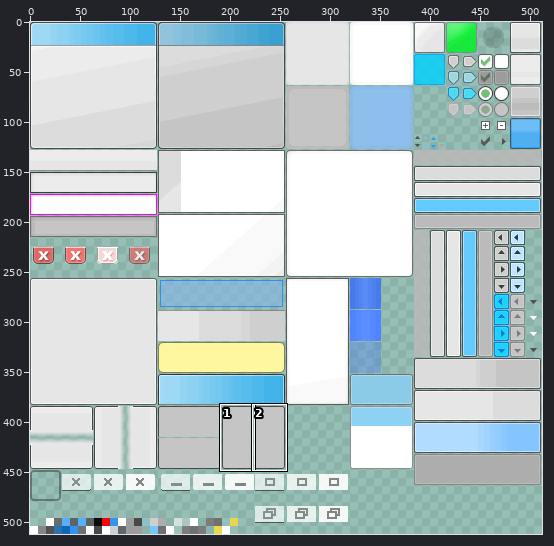
Sprite sheet: OpenSauce/Halo1/Halo1_CE/Resources/OpenSauceUI/textures/OpenSauceUISkin.png. Above: a wide view before the commit, with the close-up outlined.
Close-up. Old version:
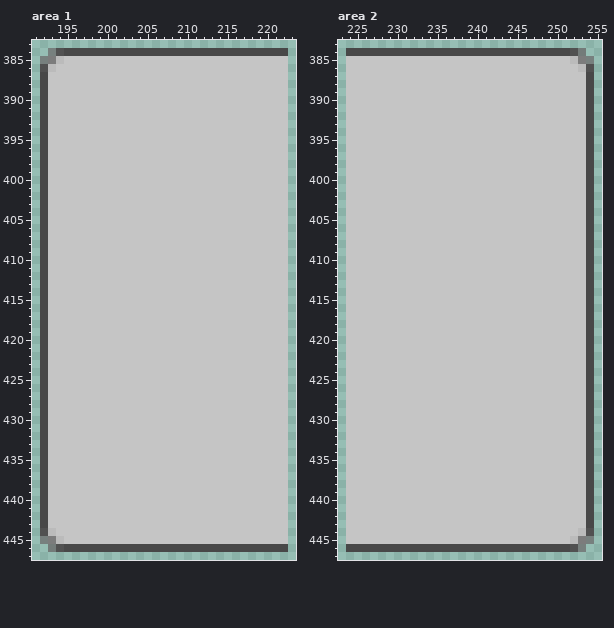
The file is 512x512 pixels. Pixels under 10% opacity are left out. Colours within 5 levels of each other are drawn and written as one. Shown: area 1: x 191..223, y 383..447; area 2: x 223..255, y 383..447. The commit also changed other parts of the picture, which this record leaves out.
The result:
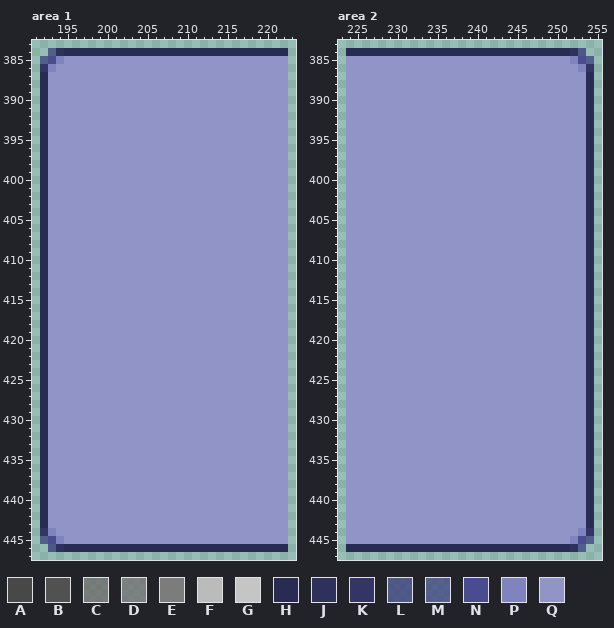
Palette (. is transparent): A #484848  B #515151  C #6e6e6ecf  D #717171c4  E #7c7c7c  F #bbbbbb  G #c5c5c5  H #292c52  J #2e315b  K #333664  L #3f437ecf  M #414682c4  N #494d90  P #7f83be  Q #9094c7
Edits made:
Changed rows in their new state; - is an unchanged pixel.
Area 1:
first column x 192:
384 -MJHHHHHHHHHHHHHHHHHHHHHHHHHHHH
385 MNPQQQQQQQQQQQQQQQQQQQQQQQQQQQQ
386 KPQQQQQQQQQQQQQQQQQQQQQQQQQQQQQ
387 HQQQQQQQQQQQQQQQQQQQQQQQQQQQQQQ
388 HQQQQQQQQQQQQQQQQQQQQQQQQQQQQQQ
389 HQQQQQQQQQQQQQQQQQQQQQQQQQQQQQQ
390 HQQQQQQQQQQQQQQQQQQQQQQQQQQQQQQ
391 HQQQQQQQQQQQQQQQQQQQQQQQQQQQQQQ
392 HQQQQQQQQQQQQQQQQQQQQQQQQQQQQQQ
393 HQQQQQQQQQQQQQQQQQQQQQQQQQQQQQQ
394 HQQQQQQQQQQQQQQQQQQQQQQQQQQQQQQ
395 HQQQQQQQQQQQQQQQQQQQQQQQQQQQQQQ
396 HQQQQQQQQQQQQQQQQQQQQQQQQQQQQQQ
397 HQQQQQQQQQQQQQQQQQQQQQQQQQQQQQQ
398 HQQQQQQQQQQQQQQQQQQQQQQQQQQQQQQ
399 HQQQQQQQQQQQQQQQQQQQQQQQQQQQQQQ
400 HQQQQQQQQQQQQQQQQQQQQQQQQQQQQQQ
401 HQQQQQQQQQQQQQQQQQQQQQQQQQQQQQQ
402 HQQQQQQQQQQQQQQQQQQQQQQQQQQQQQQ
403 HQQQQQQQQQQQQQQQQQQQQQQQQQQQQQQ
404 HQQQQQQQQQQQQQQQQQQQQQQQQQQQQQQ
405 HQQQQQQQQQQQQQQQQQQQQQQQQQQQQQQ
406 HQQQQQQQQQQQQQQQQQQQQQQQQQQQQQQ
407 HQQQQQQQQQQQQQQQQQQQQQQQQQQQQQQ
408 HQQQQQQQQQQQQQQQQQQQQQQQQQQQQQQ
409 HQQQQQQQQQQQQQQQQQQQQQQQQQQQQQQ
410 HQQQQQQQQQQQQQQQQQQQQQQQQQQQQQQ
411 HQQQQQQQQQQQQQQQQQQQQQQQQQQQQQQ
412 HQQQQQQQQQQQQQQQQQQQQQQQQQQQQQQ
413 HQQQQQQQQQQQQQQQQQQQQQQQQQQQQQQ
414 HQQQQQQQQQQQQQQQQQQQQQQQQQQQQQQ
415 HQQQQQQQQQQQQQQQQQQQQQQQQQQQQQQ
416 HQQQQQQQQQQQQQQQQQQQQQQQQQQQQQQ
417 HQQQQQQQQQQQQQQQQQQQQQQQQQQQQQQ
418 HQQQQQQQQQQQQQQQQQQQQQQQQQQQQQQ
419 HQQQQQQQQQQQQQQQQQQQQQQQQQQQQQQ
420 HQQQQQQQQQQQQQQQQQQQQQQQQQQQQQQ
421 HQQQQQQQQQQQQQQQQQQQQQQQQQQQQQQ
422 HQQQQQQQQQQQQQQQQQQQQQQQQQQQQQQ
423 HQQQQQQQQQQQQQQQQQQQQQQQQQQQQQQ
424 HQQQQQQQQQQQQQQQQQQQQQQQQQQQQQQ
425 HQQQQQQQQQQQQQQQQQQQQQQQQQQQQQQ
426 HQQQQQQQQQQQQQQQQQQQQQQQQQQQQQQ
427 HQQQQQQQQQQQQQQQQQQQQQQQQQQQQQQ
428 HQQQQQQQQQQQQQQQQQQQQQQQQQQQQQQ
429 HQQQQQQQQQQQQQQQQQQQQQQQQQQQQQQ
430 HQQQQQQQQQQQQQQQQQQQQQQQQQQQQQQ
431 HQQQQQQQQQQQQQQQQQQQQQQQQQQQQQQ
432 HQQQQQQQQQQQQQQQQQQQQQQQQQQQQQQ
433 HQQQQQQQQQQQQQQQQQQQQQQQQQQQQQQ
434 HQQQQQQQQQQQQQQQQQQQQQQQQQQQQQQ
435 HQQQQQQQQQQQQQQQQQQQQQQQQQQQQQQ
436 HQQQQQQQQQQQQQQQQQQQQQQQQQQQQQQ
437 HQQQQQQQQQQQQQQQQQQQQQQQQQQQQQQ
438 HQQQQQQQQQQQQQQQQQQQQQQQQQQQQQQ
439 HQQQQQQQQQQQQQQQQQQQQQQQQQQQQQQ
440 HQQQQQQQQQQQQQQQQQQQQQQQQQQQQQQ
441 HQQQQQQQQQQQQQQQQQQQQQQQQQQQQQQ
442 HQQQQQQQQQQQQQQQQQQQQQQQQQQQQQQ
443 HQQQQQQQQQQQQQQQQQQQQQQQQQQQQQQ
444 KPQQQQQQQQQQQQQQQQQQQQQQQQQQQQQ
445 MNPQQQQQQQQQQQQQQQQQQQQQQQQQQQQ
446 -LJHHHHHHHHHHHHHHHHHHHHHHHHHHHH
Area 2:
first column x 224:
384 HHHHHHHHHHHHHHHHHHHHHHHHHHHHJL-
385 QQQQQQQQQQQQQQQQQQQQQQQQQQQQPNM
386 QQQQQQQQQQQQQQQQQQQQQQQQQQQQQPK
387 QQQQQQQQQQQQQQQQQQQQQQQQQQQQQQH
388 QQQQQQQQQQQQQQQQQQQQQQQQQQQQQQH
389 QQQQQQQQQQQQQQQQQQQQQQQQQQQQQQH
390 QQQQQQQQQQQQQQQQQQQQQQQQQQQQQQH
391 QQQQQQQQQQQQQQQQQQQQQQQQQQQQQQH
392 QQQQQQQQQQQQQQQQQQQQQQQQQQQQQQH
393 QQQQQQQQQQQQQQQQQQQQQQQQQQQQQQH
394 QQQQQQQQQQQQQQQQQQQQQQQQQQQQQQH
395 QQQQQQQQQQQQQQQQQQQQQQQQQQQQQQH
396 QQQQQQQQQQQQQQQQQQQQQQQQQQQQQQH
397 QQQQQQQQQQQQQQQQQQQQQQQQQQQQQQH
398 QQQQQQQQQQQQQQQQQQQQQQQQQQQQQQH
399 QQQQQQQQQQQQQQQQQQQQQQQQQQQQQQH
400 QQQQQQQQQQQQQQQQQQQQQQQQQQQQQQH
401 QQQQQQQQQQQQQQQQQQQQQQQQQQQQQQH
402 QQQQQQQQQQQQQQQQQQQQQQQQQQQQQQH
403 QQQQQQQQQQQQQQQQQQQQQQQQQQQQQQH
404 QQQQQQQQQQQQQQQQQQQQQQQQQQQQQQH
405 QQQQQQQQQQQQQQQQQQQQQQQQQQQQQQH
406 QQQQQQQQQQQQQQQQQQQQQQQQQQQQQQH
407 QQQQQQQQQQQQQQQQQQQQQQQQQQQQQQH
408 QQQQQQQQQQQQQQQQQQQQQQQQQQQQQQH
409 QQQQQQQQQQQQQQQQQQQQQQQQQQQQQQH
410 QQQQQQQQQQQQQQQQQQQQQQQQQQQQQQH
411 QQQQQQQQQQQQQQQQQQQQQQQQQQQQQQH
412 QQQQQQQQQQQQQQQQQQQQQQQQQQQQQQH
413 QQQQQQQQQQQQQQQQQQQQQQQQQQQQQQH
414 QQQQQQQQQQQQQQQQQQQQQQQQQQQQQQH
415 QQQQQQQQQQQQQQQQQQQQQQQQQQQQQQH
416 QQQQQQQQQQQQQQQQQQQQQQQQQQQQQQH
417 QQQQQQQQQQQQQQQQQQQQQQQQQQQQQQH
418 QQQQQQQQQQQQQQQQQQQQQQQQQQQQQQH
419 QQQQQQQQQQQQQQQQQQQQQQQQQQQQQQH
420 QQQQQQQQQQQQQQQQQQQQQQQQQQQQQQH
421 QQQQQQQQQQQQQQQQQQQQQQQQQQQQQQH
422 QQQQQQQQQQQQQQQQQQQQQQQQQQQQQQH
423 QQQQQQQQQQQQQQQQQQQQQQQQQQQQQQH
424 QQQQQQQQQQQQQQQQQQQQQQQQQQQQQQH
425 QQQQQQQQQQQQQQQQQQQQQQQQQQQQQQH
426 QQQQQQQQQQQQQQQQQQQQQQQQQQQQQQH
427 QQQQQQQQQQQQQQQQQQQQQQQQQQQQQQH
428 QQQQQQQQQQQQQQQQQQQQQQQQQQQQQQH
429 QQQQQQQQQQQQQQQQQQQQQQQQQQQQQQH
430 QQQQQQQQQQQQQQQQQQQQQQQQQQQQQQH
431 QQQQQQQQQQQQQQQQQQQQQQQQQQQQQQH
432 QQQQQQQQQQQQQQQQQQQQQQQQQQQQQQH
433 QQQQQQQQQQQQQQQQQQQQQQQQQQQQQQH
434 QQQQQQQQQQQQQQQQQQQQQQQQQQQQQQH
435 QQQQQQQQQQQQQQQQQQQQQQQQQQQQQQH
436 QQQQQQQQQQQQQQQQQQQQQQQQQQQQQQH
437 QQQQQQQQQQQQQQQQQQQQQQQQQQQQQQH
438 QQQQQQQQQQQQQQQQQQQQQQQQQQQQQQH
439 QQQQQQQQQQQQQQQQQQQQQQQQQQQQQQH
440 QQQQQQQQQQQQQQQQQQQQQQQQQQQQQQH
441 QQQQQQQQQQQQQQQQQQQQQQQQQQQQQQH
442 QQQQQQQQQQQQQQQQQQQQQQQQQQQQQQH
443 QQQQQQQQQQQQQQQQQQQQQQQQQQQQQQH
444 QQQQQQQQQQQQQQQQQQQQQQQQQQQQQPK
445 QQQQQQQQQQQQQQQQQQQQQQQQQQQQPNM
446 HHHHHHHHHHHHHHHHHHHHHHHHHHHHJM-
Boxes around the changes in both close-ups, in picture pixels (x1, y1, x2, y2):
changed: (40, 48, 288, 552)
changed: (346, 48, 594, 552)
